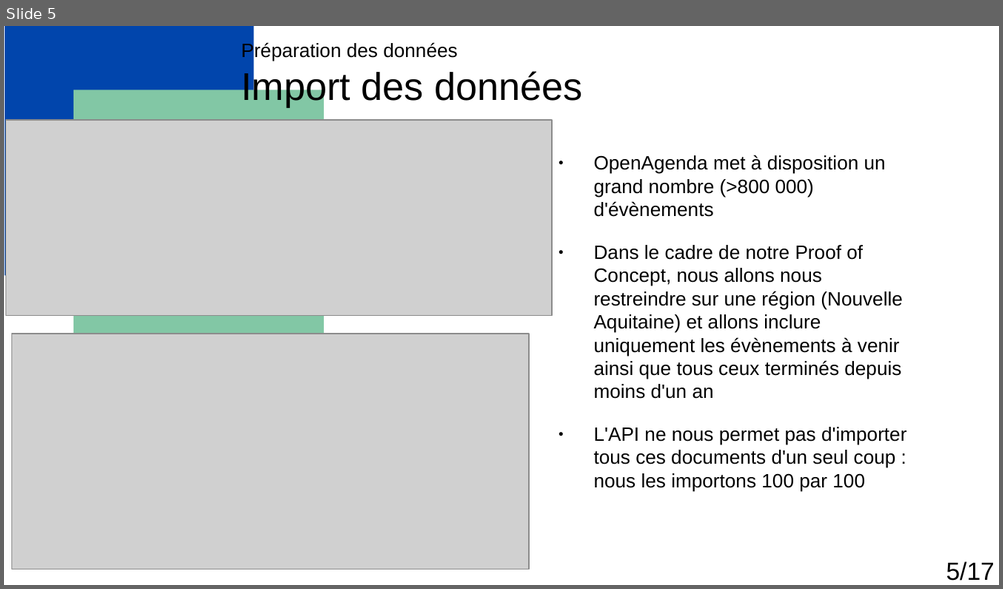
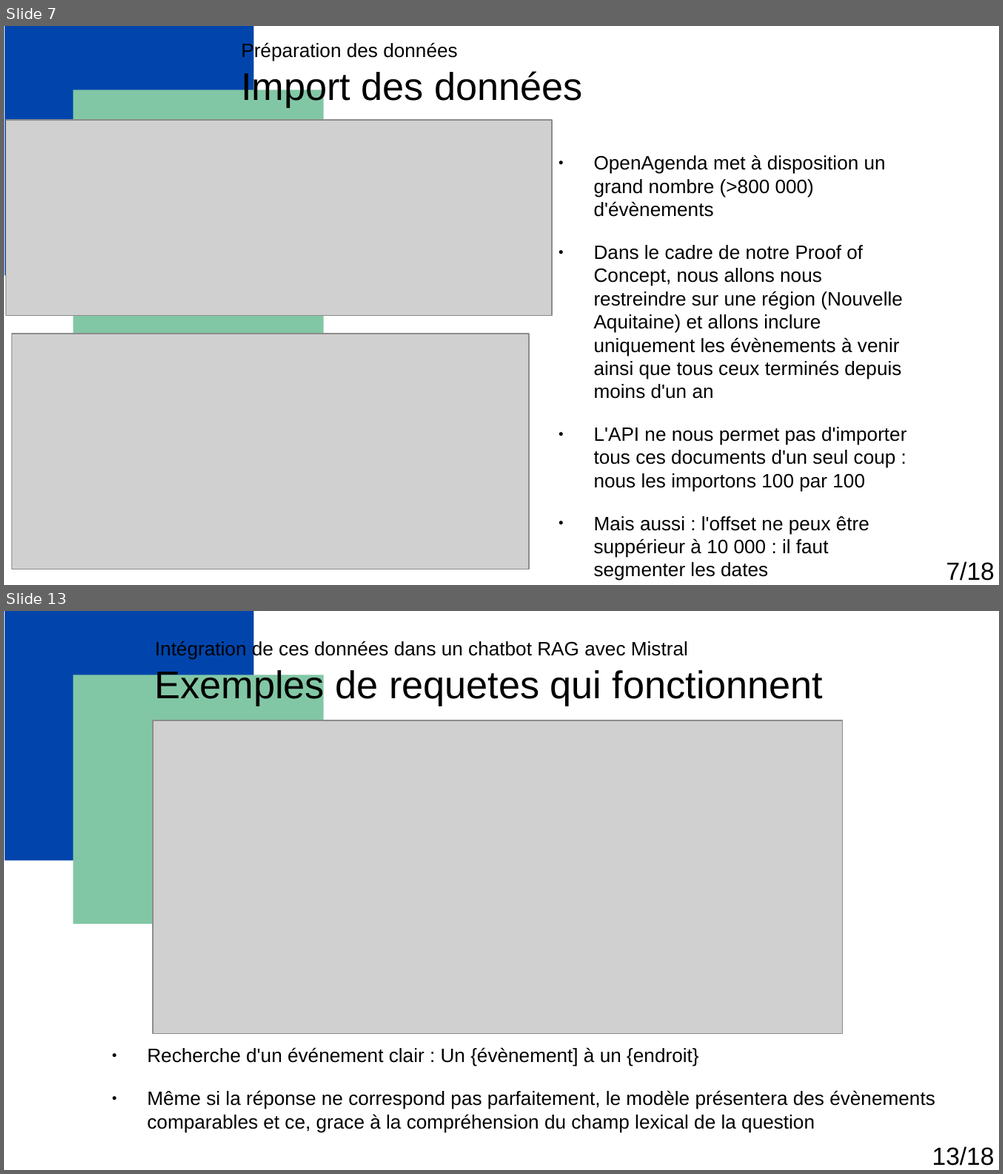
Before and after one commit to Florian-Biggio/Events-with-RAG, a slide deck: Biggio_Florian_1_presentation_052025.odp. Shown one above the other, each under a label of ours: slide 5 before the commit, slides 7 and 13 after it; the slides between them are not shown. The pictures are 1003x589 and 1003x1174 pixels, drawn with LibreOffice and Linux fonts; fonts in the diff are those of the drawing; grey boxes stand for pictures. Boxes give left, top, right and bottom in pixels: in the first picture for what was removed or moved away, otherwise in the second. Text is boxed around its words. In the diff, an @@ line names an element or a change of style, - is before the commit and + after.

```diff
--- a/Biggio_Florian_1_presentation_052025.odp
+++ b/Biggio_Florian_1_presentation_052025.odp
@@ slide 13 added at (4, 611, 999, 1170), background #FFFFFF; not listed: 5 template elements that a slide beside it also shows @@
@@ title added at (155, 640, 822, 706), 14 pt, text #000000 @@
+Intégration de ces données dans un chatbot RAG avec Mistral
+Exemples de requetes qui fonctionnent
@@ picture added at (153, 721, 842, 1034) @@
@@ text added at (147, 1048, 935, 1133), 14 pt, text #000000 @@
+● Recherche d'un événement clair : Un {évènement] à un {endroit}
+● Même si la réponse ne correspond pas parfaitement, le modèle présentera des évènements comparables et ce, grace à la compréhension du champ lexical de la question
@@ text added at (932, 1147, 994, 1166), 18 pt, text #000000 @@
+13/18
@@ what was slide 5 is now slide 7 @@
@@ slide 7 changed as well @@
@@ text at (594, 517, 869, 581): paragraph added @@
+● Mais aussi : l'offset ne peux être suppérieur à 10 000 : il faut segmenter les dates
@@ text at (946, 562, 994, 581): text changed @@
-5/17
+7/18
```
Also in this commit, not shown: 6 other slides changed, 10 other slides added, 12 slides removed, 25 other files.
